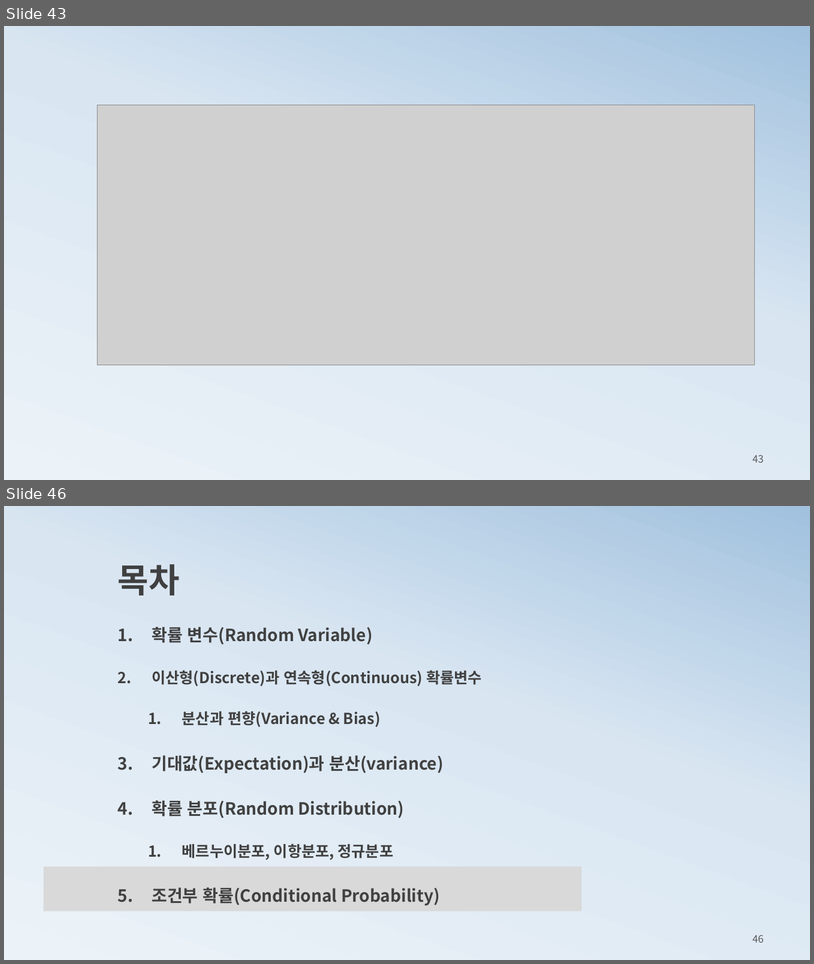
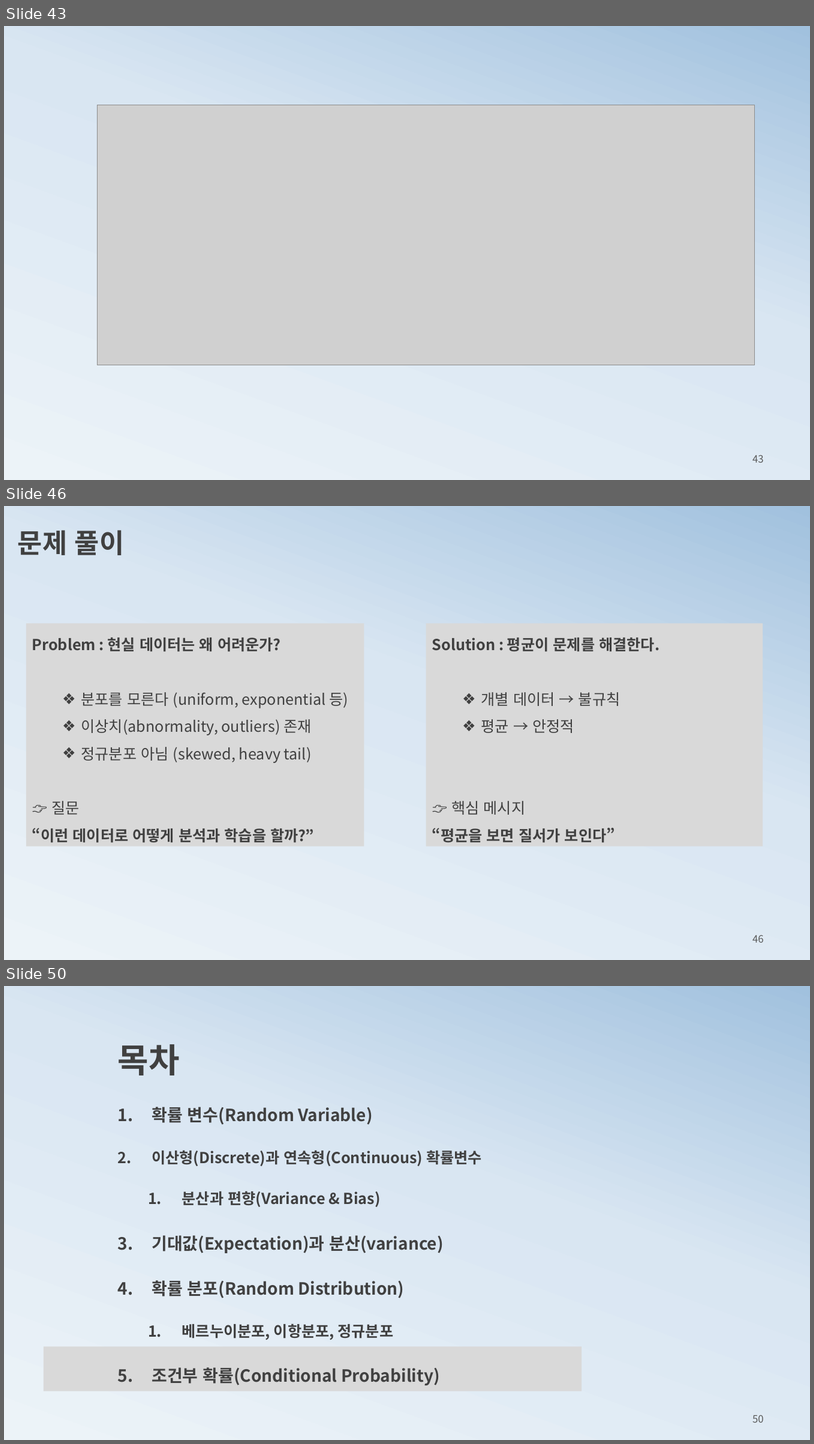
Before and after one commit to ancestor9/mathematics-for-machine-learning, a slide deck: 3_probability theory for machine learning.pptx. Shown one above the other, each under a label of ours: slides 43 and 46 before the commit, slides 43, 46 and 50 after it; the slides between them are not shown. The pictures are 814x964 and 814x1444 pixels, drawn with LibreOffice and Linux fonts; fonts in the diff are those of the drawing; grey boxes stand for pictures. Boxes give left, top, right and bottom in pixels: in the first picture for what was removed or moved away, otherwise in the second. Text is boxed around its words. In the diff, an @@ line names an element or a change of style, - is before the commit and + after.

```diff
--- a/3_probability theory for machine learning.pptx
+++ b/3_probability theory for machine learning.pptx
@@ slide 46 added at <box>4,506,810,960</box>, background gradient #ECF3F8 to #D9E6F2 to #A1C1DE @@
@@ text added at <box>18,530,124,555</box>, 32 pt, text #404040, bold @@
+문제 풀이
@@ rectangle added at <box>26,624,365,846</box>, fill #D9D9D9, 18 pt, text #404040 @@
+Problem : 현실 데이터는 왜 어려운가?
+  ❖ 분포를 모른다 (uniform, exponential 등)
+  ❖ 이상치(abnormality, outliers) 존재
+  ❖ 정규분포 아님 (skewed, heavy tail)
+👉 질문
+“이런 데이터로 어떻게 분석과 학습을 할까?”
@@ rectangle added at <box>426,624,763,846</box>, fill #D9D9D9, 18 pt, text #404040, bold @@
+Solution : 평균이 문제를 해결한다.
+  ❖ 개별 데이터 → 불규칙
+  ❖ 평균 → 안정적
+👉 핵심 메시지
+“평균을 보면 질서가 보인다”
@@ page number added at <box>753,934,764,942</box>, 12 pt, text #595959 @@
+46
@@ what was slide 46 is now slide 50 @@
@@ page number at <box>753,1414,764,1422</box>: text changed @@
-46
+50
```
Also in this commit, not shown: 1 slide changed, 5 other slides added, 2 slides removed, 1 other file.
